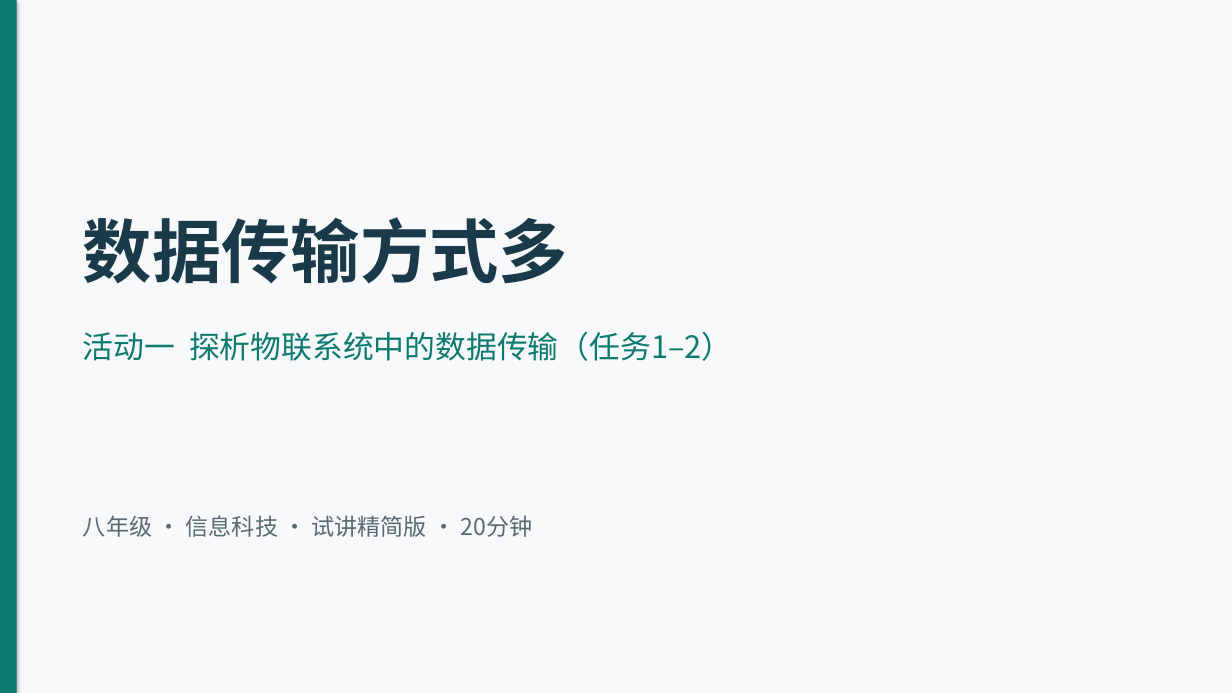
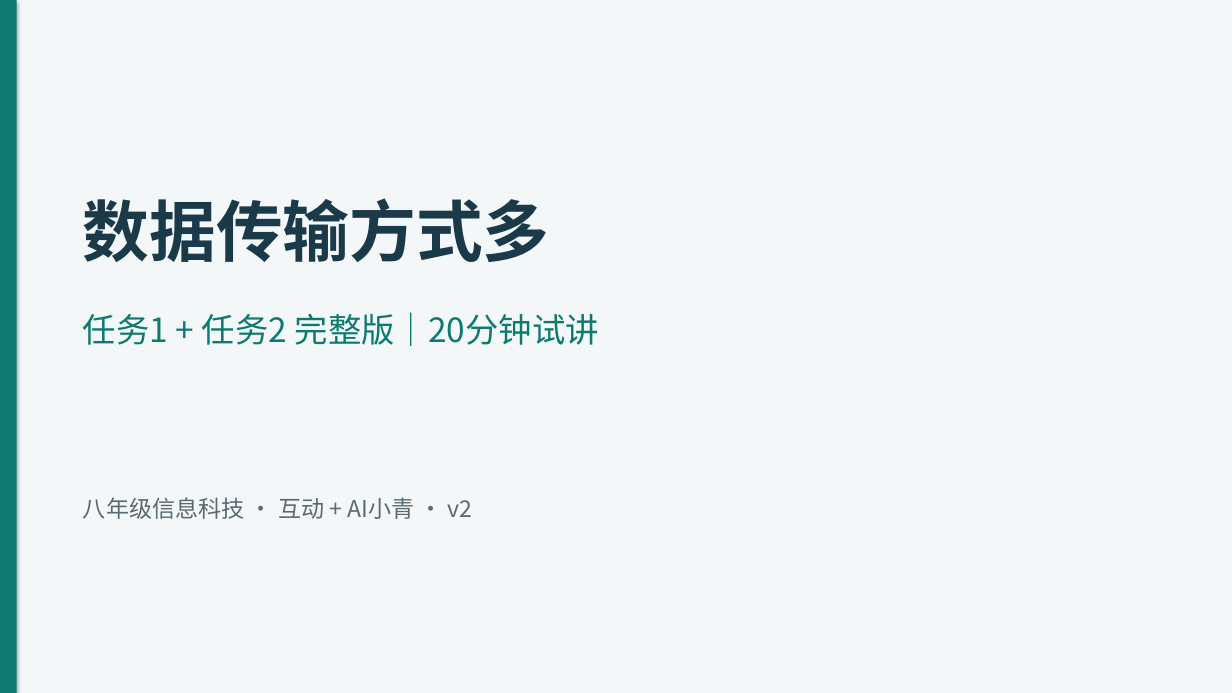
Before and after one commit to Estherqian24/EstherBlog, a slide deck: slide 1 of 第6课-试讲精简版-任务一二-20分钟.pptx. Drawn at 1232x693 pixels with LibreOffice and Linux fonts; fonts in the diff are those of the drawing. Boxes give left, top, right and bottom in pixels: in the first picture for what was removed or moved away, otherwise in the second. Text is boxed around its words. In the diff, an @@ line names an element or a change of style, - is before the commit and + after.

```diff
--- a/第6课-试讲精简版-任务一二-20分钟.pptx
+++ b/第6课-试讲精简版-任务一二-20分钟.pptx
@@ rectangle at (0, 0, 1232, 693): fill #F7F9FB to #F4F7F8 @@
@@ text "数据传输方式多": place and size @@
-text "数据传输方式多" at (83, 217, 568, 284)
+text "数据传输方式多" at (83, 198, 550, 262)
@@ text "数据传输方式多" at (83, 198, 550, 262): size 54 to 52 pt @@
@@ text at (83, 312, 599, 346): text changed; size 24 to 26 pt @@
-活动一 探析物联系统中的数据传输（任务1–2）
+任务1 + 任务2 完整版｜20分钟试讲
@@ text at (83, 497, 473, 519): text changed @@
-八年级 · 信息科技 · 试讲精简版 · 20分钟
+八年级信息科技 · 互动 + AI小青 · v2
```
Also in this commit, not shown: 1 other slide changed, 9 slides added, 8 slides removed, 2 other files.
